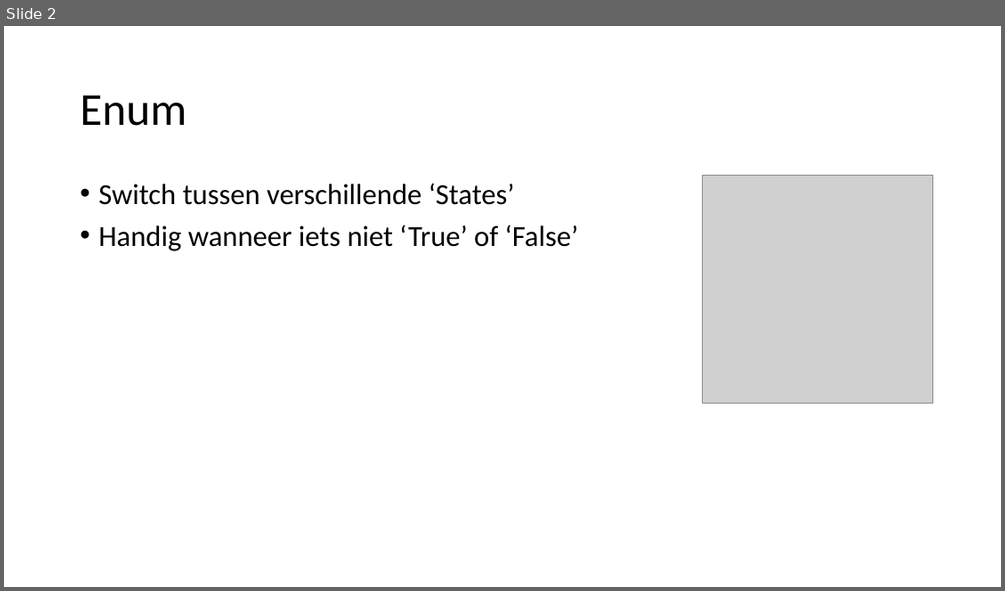
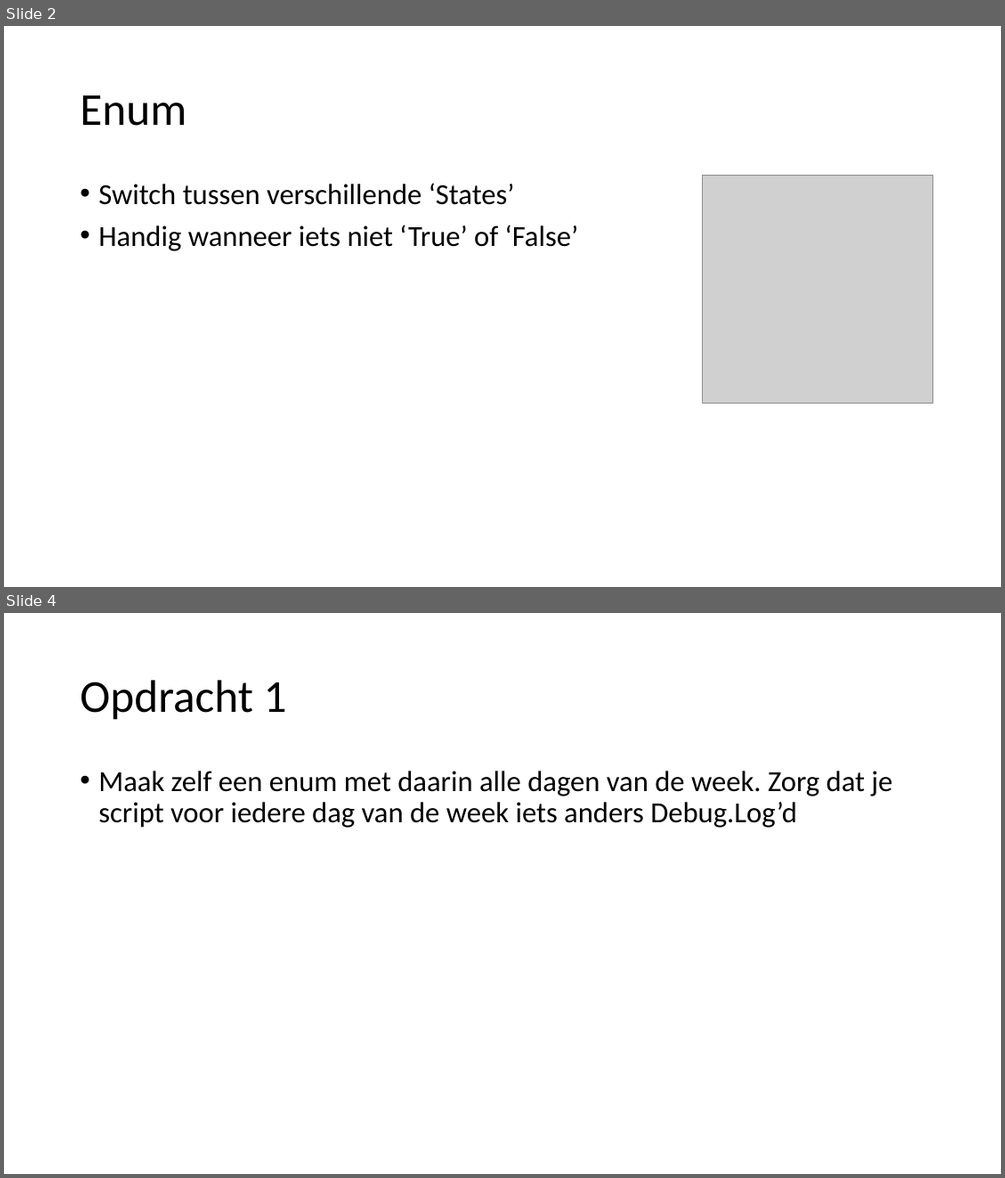
Before and after one commit to DaandenHartog/Seminar_ProgrammingPrinciples, a slide deck: Presentations/PPC_Lesson_Enum.pptx. Shown one above the other, each under a label of ours: slide 2 before the commit, slides 2 and 4 after it; the slides between them are not shown. The pictures are 1005x591 and 1005x1178 pixels, drawn with LibreOffice and Linux fonts; fonts in the diff are those of the drawing; grey boxes stand for pictures. Boxes give left, top, right and bottom in pixels: in the first picture for what was removed or moved away, otherwise in the second. Text is boxed around its words. In the diff, an @@ line names an element or a change of style, - is before the commit and + after.

Commit message:
Enum lesson fixed

```diff
--- a/Presentations/PPC_Lesson_Enum.pptx
+++ b/Presentations/PPC_Lesson_Enum.pptx
@@ slide 4 added at bbox=[4, 613, 1001, 1174], background #FFFFFF @@
@@ title added at bbox=[80, 680, 287, 720], 44 pt, text #000000 @@
+Opdracht 1
@@ text added at bbox=[98, 771, 892, 827], 28 pt, text #000000 @@
+• Maak zelf een enum met daarin alle dagen van de week. Zorg dat je script voor iedere dag van de week iets anders Debug.Log’d
```
Also in this commit, not shown: 1 slide changed, 4 other slides added, 1 other file.
